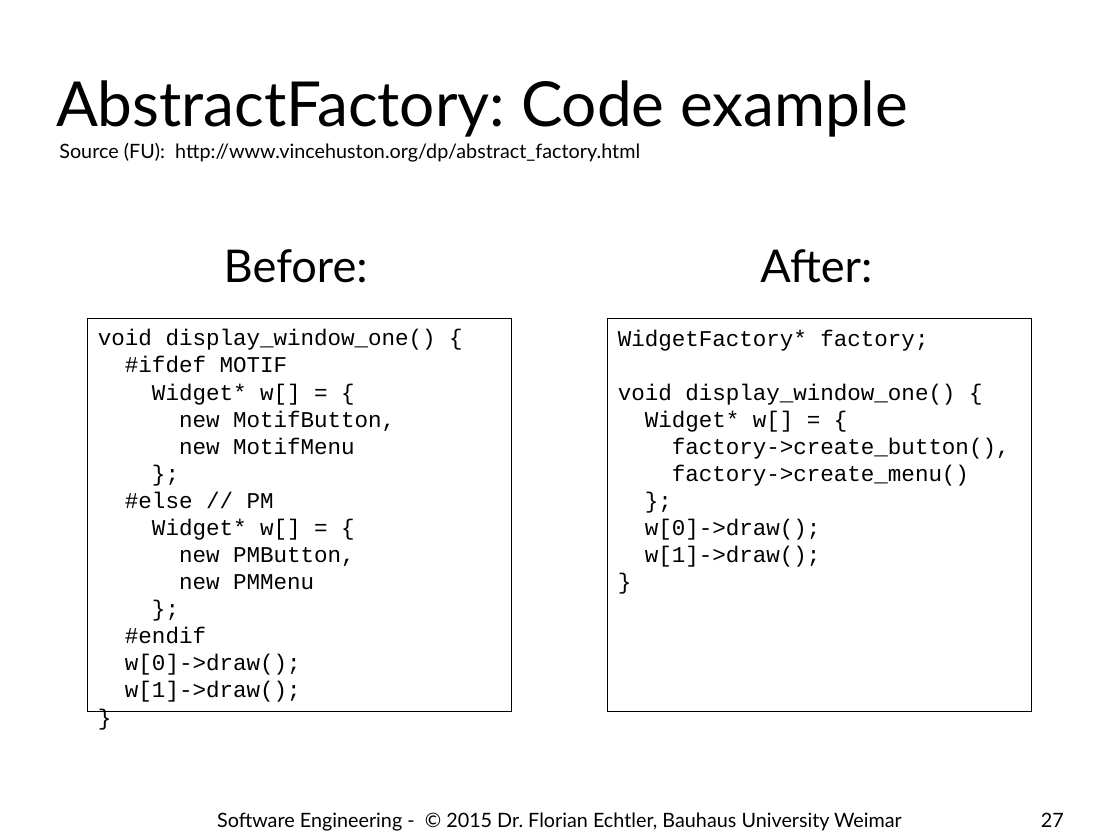
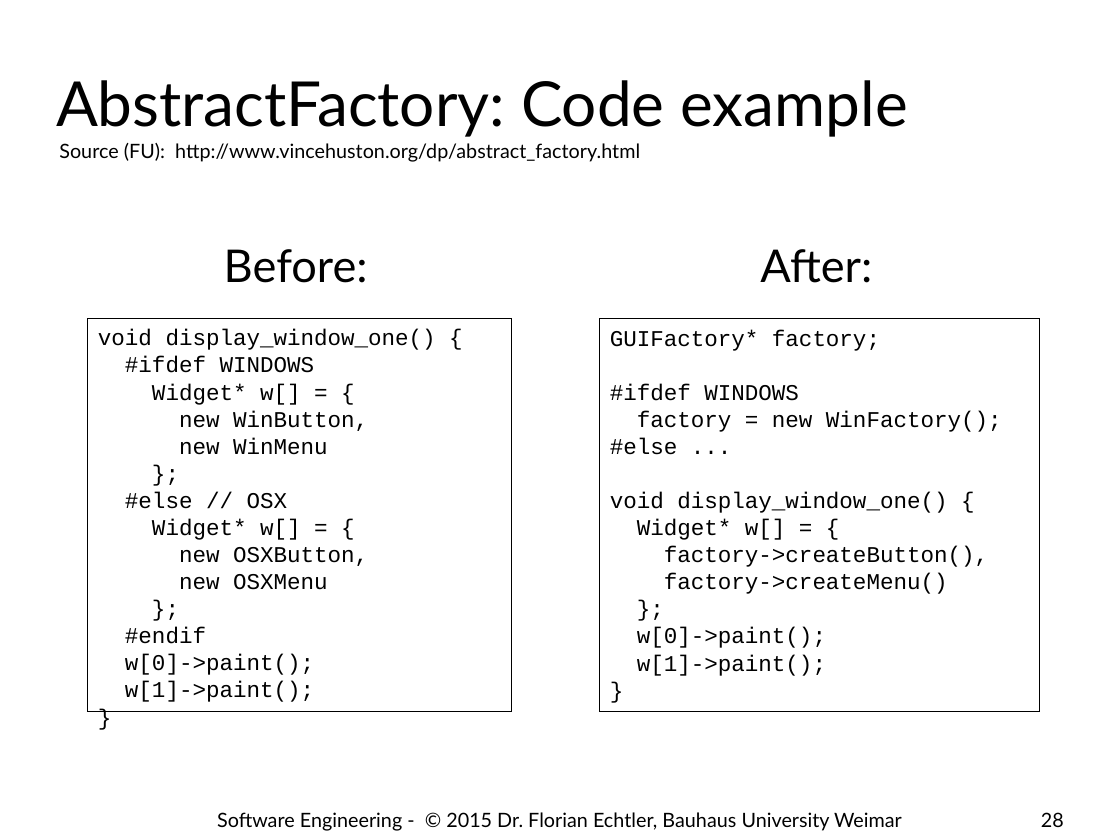
Before and after one commit to floe/software-engineering, a slide deck: slide 28 of 05-design-patterns-intro.odp (slide 27 before the commit). Drawn at 1120x840 pixels with LibreOffice and Linux fonts; fonts in the diff are those of the drawing; background and template pictures are left out. Boxes give left, top, right and bottom in pixels: in the first picture for what was removed or moved away, otherwise in the second. Text is boxed around its words. In the diff, an @@ line names an element or a change of style, - is before the commit and + after.

```diff
--- a/05-design-patterns-intro.odp
+++ b/05-design-patterns-intro.odp
@@ rectangle "GUIFactory* factory;": place and size @@
-rectangle "GUIFactory* factory;" at <box>608,319,1032,712</box>
+rectangle "GUIFactory* factory;" at <box>601,319,1041,712</box>
@@ text in rectangle at <box>610,329,1002,455</box>: text changed @@
-WidgetFactory* factory;
+GUIFactory* factory;
+#ifdef WINDOWS
+factory = new WinFactory();
+#else ...
@@ text in rectangle at <box>125,356,315,373</box>: text changed @@
-#ifdef MOTIF
+#ifdef WINDOWS
@@ text in rectangle at <box>179,410,368,455</box>: text changed @@
-new MotifButton,
-new MotifMenu
+new WinButton,
+new WinMenu
@@ text in rectangle at <box>125,492,288,509</box>: text changed @@
-#else // PM
+#else // OSX
@@ text in rectangle at <box>179,547,368,590</box>: text changed @@
-new PMButton,
-new PMMenu
+new OSXButton,
+new OSXMenu
@@ text in rectangle at <box>664,546,988,594</box>: text changed @@
-factory->create_button(),
-factory->create_menu()
+factory->createButton(),
+factory->createMenu()
@@ text in rectangle at <box>637,627,826,676</box>: text changed @@
-w[0]->draw();
-w[1]->draw();
+w[0]->paint();
+w[1]->paint();
@@ text in rectangle at <box>125,654,314,702</box>: text changed @@
-w[0]->draw();
-w[1]->draw();
+w[0]->paint();
+w[1]->paint();
@@ page number at <box>1041,812,1064,827</box>: text changed @@
-27
+28
```
Also in this commit, not shown: 3 other slides changed, 1 slide added.
